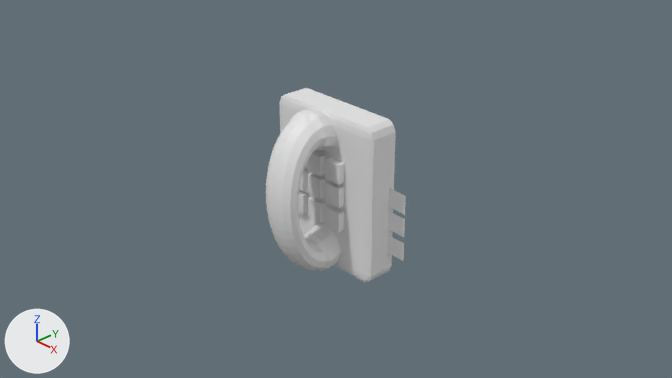
The Blender file Assets/Objects/wallphone.blend as it was, and as the next commit left it.
Before and after are seen from the file's camera 'Camera'. Lighting does not change. The marker at lower left points along +X, +Y and +Z.
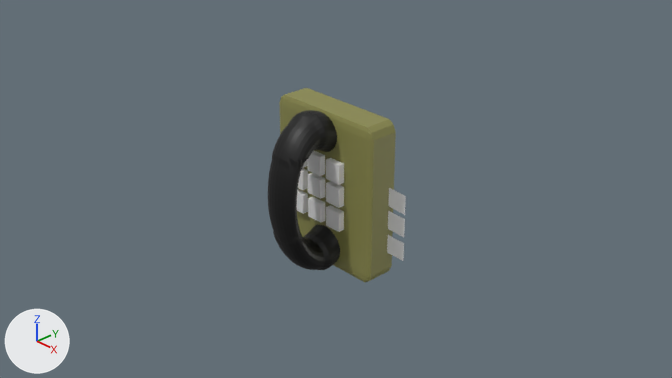
Scene script edits in JSON lines:
```json
{"op": "set", "path": "mat_material.base_color", "old": "(0.8, 0.8, 0.8)", "new": "(0.0, 0.0, 0.0)", "note": "white #e7e7e7 -> black #000000"}
{"op": "set", "path": "mat_material_001.base_color", "old": "(0.8, 0.8, 0.8)", "new": "(0.262, 0.257, 0.0765)", "note": "white #e7e7e7 -> yellow #8c8b4e"}
{"block": "me_cube", "where": "me_cube.from_pydata(...)  # 1538 vertices, 1536 faces; spans x -1.0..1.0, y -1.0..1.0, z -1.0..1.0"}
{"op": "remove", "block": "me_cube", "code": "me_cube.materials.append(mat_material)  # white #e7e7e7"}
{"op": "add", "block": "me_cube", "code": "me_cube.materials.append(mat_material_001)  # yellow #8c8b4e"}
{"block": "me_cube_001", "where": "# used by ob_cube_001; location = (0.0, 0.0, 0.0); scale = (0.8, 0.2, 1.0)"}
{"op": "remove", "block": "me_cube_001", "code": "me_cube_001.from_pydata(...)  # 576 vertices, 576 faces; spans x -0.39..0.39, y -4.8..1.14, z -1.03..1.03"}
{"op": "add", "block": "me_cube_001", "code": "me_cube_001.from_pydata(...)  # 2304 vertices, 2304 faces; spans x -0.38..0.38, y -4.75..1.11, z -1.02..1.02"}
{"block": "me_cube_001", "change": "me_cube_001 part 1: 26 vertices moved within x -0.34..0.34, y -3.51..0.03, z -0.99..0.99; 534 vertices removed from x -0.39..0.39, y -4.8..1.14, z -1.03..1.03; 2262 vertices added at x -0.38..0.38, y -4.75..1.11, z -1.02..1.02"}
```

What differs and where, as boxes [x1, y1, x2, y2] in the pictures (672 x 378 px):
```json
{"object": "Cube", "change": "recoloured", "before": [279, 88, 396, 282], "after": [279, 88, 396, 282], "on screen": "white to yellow"}
{"object": "Cube.001", "change": "recoloured, reshaped", "before": [266, 110, 341, 271], "after": [268, 110, 340, 270], "on screen": "white to black"}
```
